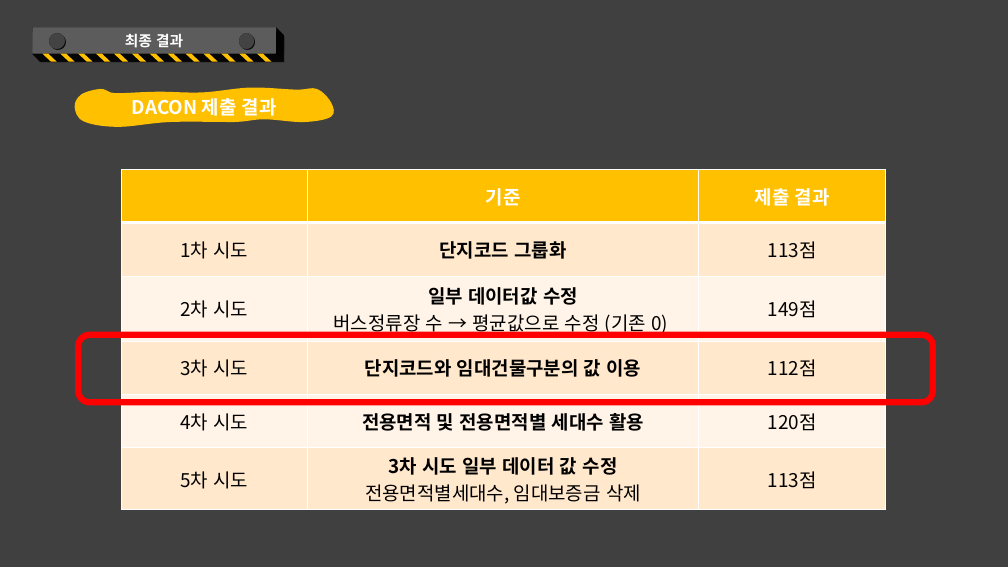
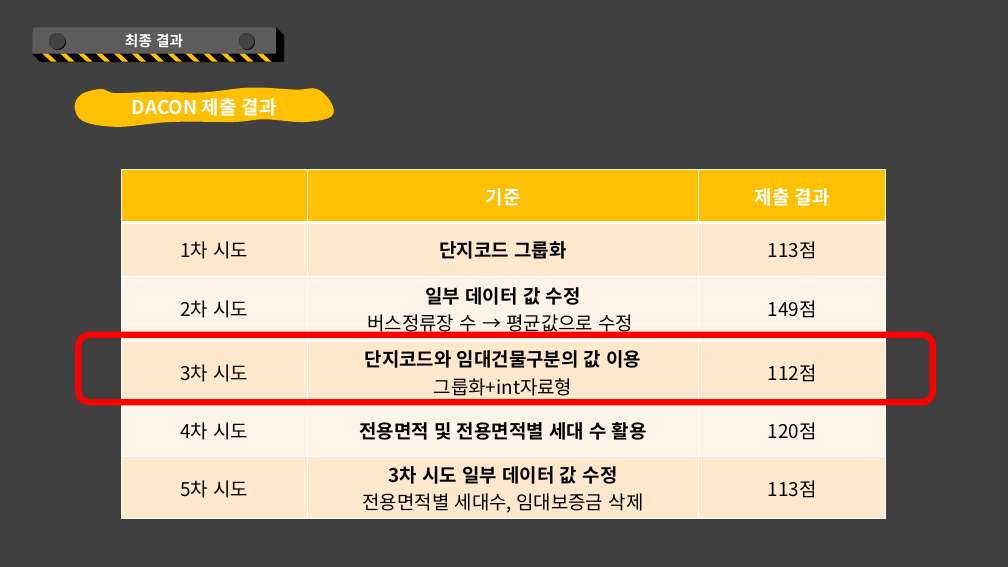
Before and after one commit to kkkkyoung/parking_project, a slide deck: slide 61 of PlayDate_2nd_project.pptx (slide 54 before the commit). Drawn at 1008x567 pixels with LibreOffice and Linux fonts; fonts in the diff are those of the drawing. Boxes give left, top, right and bottom in pixels: in the first picture for what was removed or moved away, otherwise in the second. Text is boxed around its words. In the diff, an @@ line names an element or a change of style, - is before the commit and + after.

Commit message:
목차 추가 수정

```diff
--- a/PlayDate_2nd_project.pptx
+++ b/PlayDate_2nd_project.pptx
@@ table at [121, 169, 885, 517] @@
-row 3, column 2: 일부 데이터값 수정 / 버스정류장 수 → 평균값으로 수정 (기존 0)
+row 3, column 2: 일부 데이터 값 수정 / 버스정류장 수 → 평균값으로 수정
-row 4, column 2: 단지코드와 임대건물구분의 값 이용
+row 4, column 2: 단지코드와 임대건물구분의 값 이용 / 그룹화+int자료형
-row 5, column 2: 전용면적 및 전용면적별 세대수 활용
+row 5, column 2: 전용면적 및 전용면적별 세대 수 활용
-row 6, column 2: 3차 시도 일부 데이터 값 수정 / 전용면적별세대수, 임대보증금 삭제
+row 6, column 2: 3차 시도 일부 데이터 값 수정 / 전용면적별 세대수, 임대보증금 삭제
```
Also in this commit, not shown: 23 other slides changed, 8 slides added, 1 slide removed.
